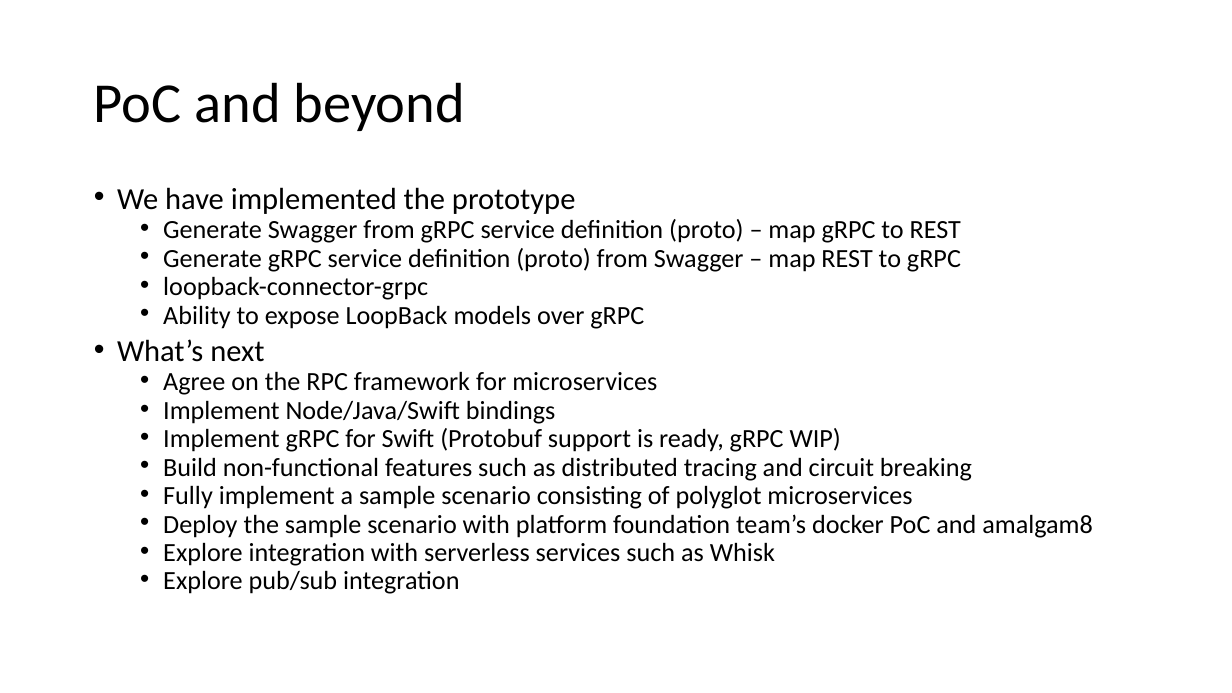
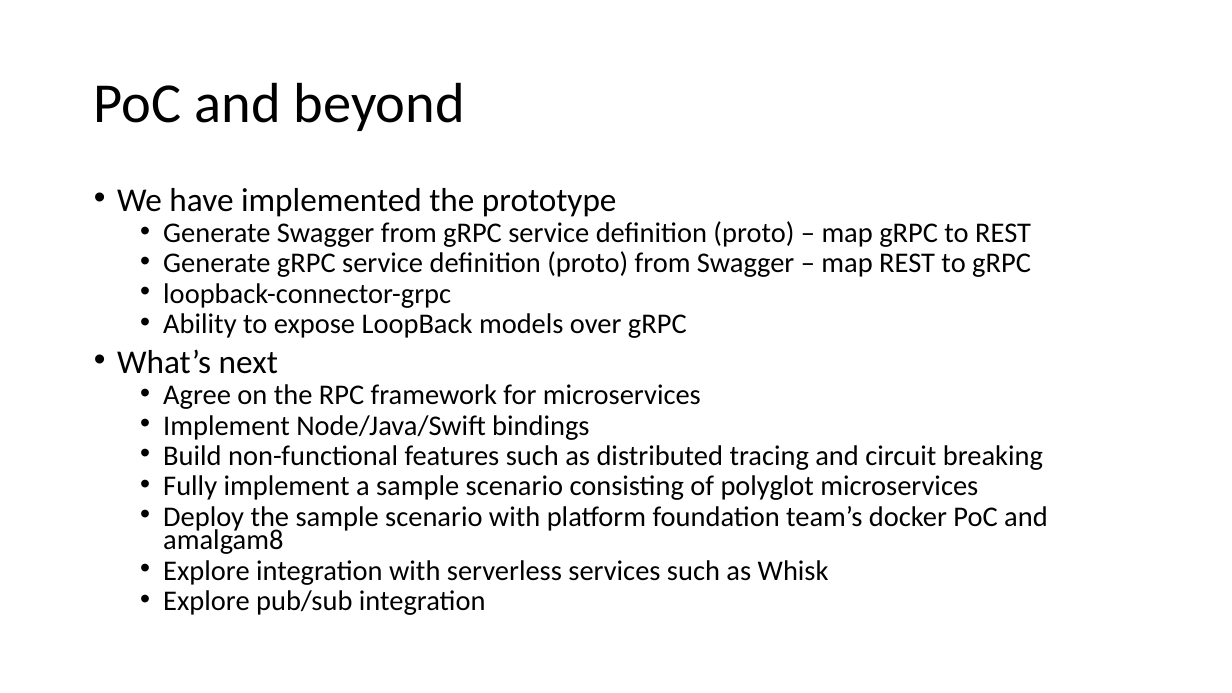
Before and after one commit to strongloop/loopback-example-polyglot, a slide deck: slide 19 of Polyglot Microservices.pptx. Drawn at 1232x693 pixels with LibreOffice and Linux fonts; fonts in the diff are those of the drawing. Boxes give left, top, right and bottom in pixels: in the first picture for what was removed or moved away, otherwise in the second. Text is boxed around its words. In the diff, an @@ line names an element or a change of style, - is before the commit and + after.

```diff
--- a/Polyglot Microservices.pptx
+++ b/Polyglot Microservices.pptx
@@ text "We have implemented the prototype" at bbox=[117, 188, 1048, 615]: size 23.8 to 25.9 pt in "We have implemented the prototype", "What’s next"; size 20.4 to 22.2 pt @@
@@ text at bbox=[163, 428, 841, 452]: paragraph removed @@
-  • Implement gRPC for Swift (Protobuf support is ready, gRPC WIP)
```
Also in this commit, not shown: 1 other slide changed, 9 other files.
